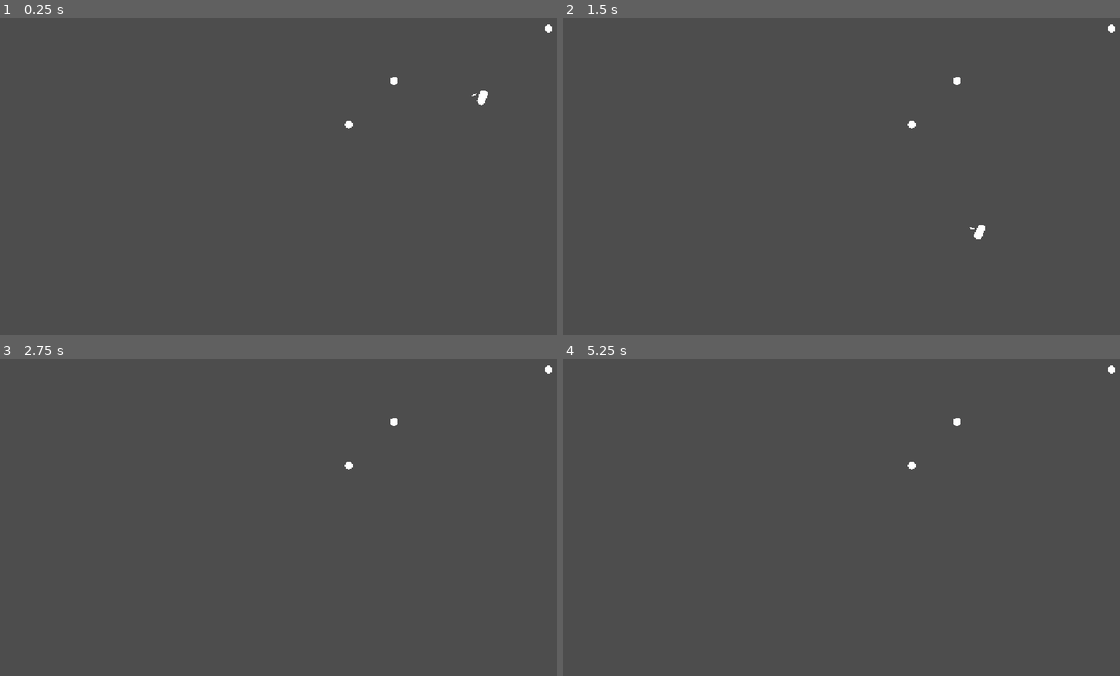
Above: before the commit, frames 1-4 (two rows, left to right).
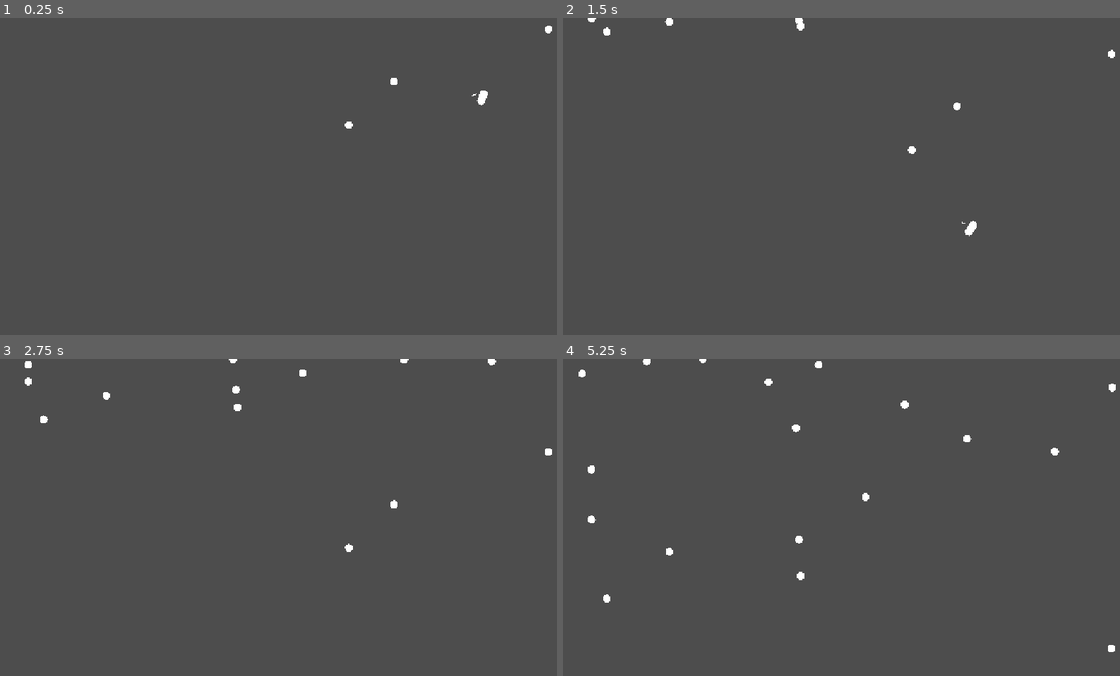
Above: after the commit, the same moments.

Repository: SamuelEdmondson/loopology
Game: Godot game, scene res://main.tscn
Two runs of this game, one before a commit and one after it. Both use one fixed random seed, a clock stepped at 60 frames per second and the inputs below.
Inputs:
- Up to frame 1 (0.25 s): no input
- Up to frame 2 (1.5 s): no input
- Up to frame 3 (2.75 s): no input
- Up to frame 4 (5.25 s): no input

The runs differ from the first frame. In frame 1, less than 0.1% of the frame differs, in the area x 61-99%, y 2-35%; in frame 2, 0.4%; in frame 3, 0.4%; in frame 4, 0.6%, in the area x 2-100%, y 0-93%.

Commit message:
add spawning in asteroids

Diff:
--- a/asteroid.tscn
+++ b/asteroid.tscn
@@ -7,7 +7,7 @@
 
 [node name="Asteroid" type="RigidBody2D" groups=["Asteroids"]]
 mass = 100000.0
-gravity_scale = 0.0
+gravity_scale = 0.05
 
 [node name="CollisionShape2D" type="CollisionShape2D" parent="."]
 shape = SubResource("CircleShape2D_kaxet")
--- a/asteroid_spawner.gd
+++ b/asteroid_spawner.gd
@@ -1,9 +1,12 @@
 extends Node2D
 
 @onready var spawn_timer : Timer = $SpawnTimer
+@onready var asteroid_scene = preload("res://asteroid.tscn")
+
 
 func _ready() -> void:
-	pass
+	spawn_timer.wait_time = randf_range(.1, .5)
+	spawn_timer.start()
 
 func _process(delta: float) -> void:
 	pass
@@ -13,4 +16,13 @@
 
 func spawn_asteroid_at_random_location() -> void:
 	var next_spawn_location : float = randf_range(0, get_viewport_rect().end.x)
+	var instance = asteroid_scene.instantiate()
+	get_tree().current_scene.add_child(instance)
+	instance.position = Vector2(next_spawn_location, 0)
+
+	# Reset the timer
+	spawn_timer.wait_time = randf_range(.1, .5)
+	spawn_timer.start()
+
+
 	pass #spawn asteroid here
--- a/main.tscn
+++ b/main.tscn
@@ -1,7 +1,8 @@
-[gd_scene load_steps=3 format=3 uid="uid://bb2vt827krpob"]
+[gd_scene load_steps=4 format=3 uid="uid://bb2vt827krpob"]
 
 [ext_resource type="PackedScene" uid="uid://qgjddb0uuykp" path="res://ship.tscn" id="1_gphj4"]
 [ext_resource type="PackedScene" uid="uid://bgvqci7g66k2b" path="res://asteroid.tscn" id="2_n8njq"]
+[ext_resource type="PackedScene" uid="uid://dvi3jwkikab1a" path="res://asteroid_spawner.tscn" id="3_h2yge"]
 
 [node name="Main" type="Node2D"]
 
@@ -17,3 +18,5 @@
 
 [node name="Asteroid8" parent="." instance=ExtResource("2_n8njq")]
 position = Vector2(711, 217)
+
+[node name="AsteroidSpawner" parent="." instance=ExtResource("3_h2yge")]
